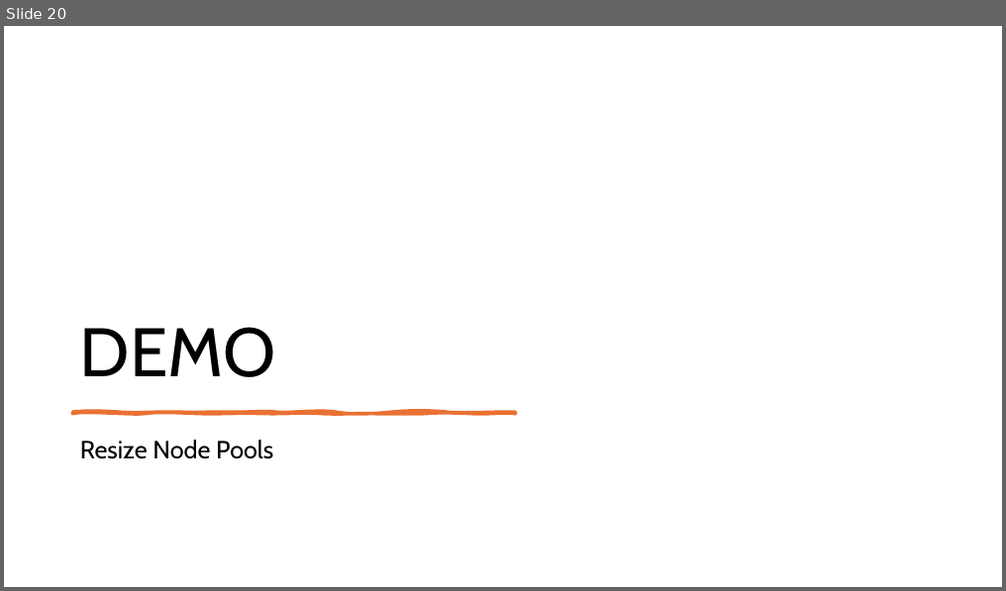
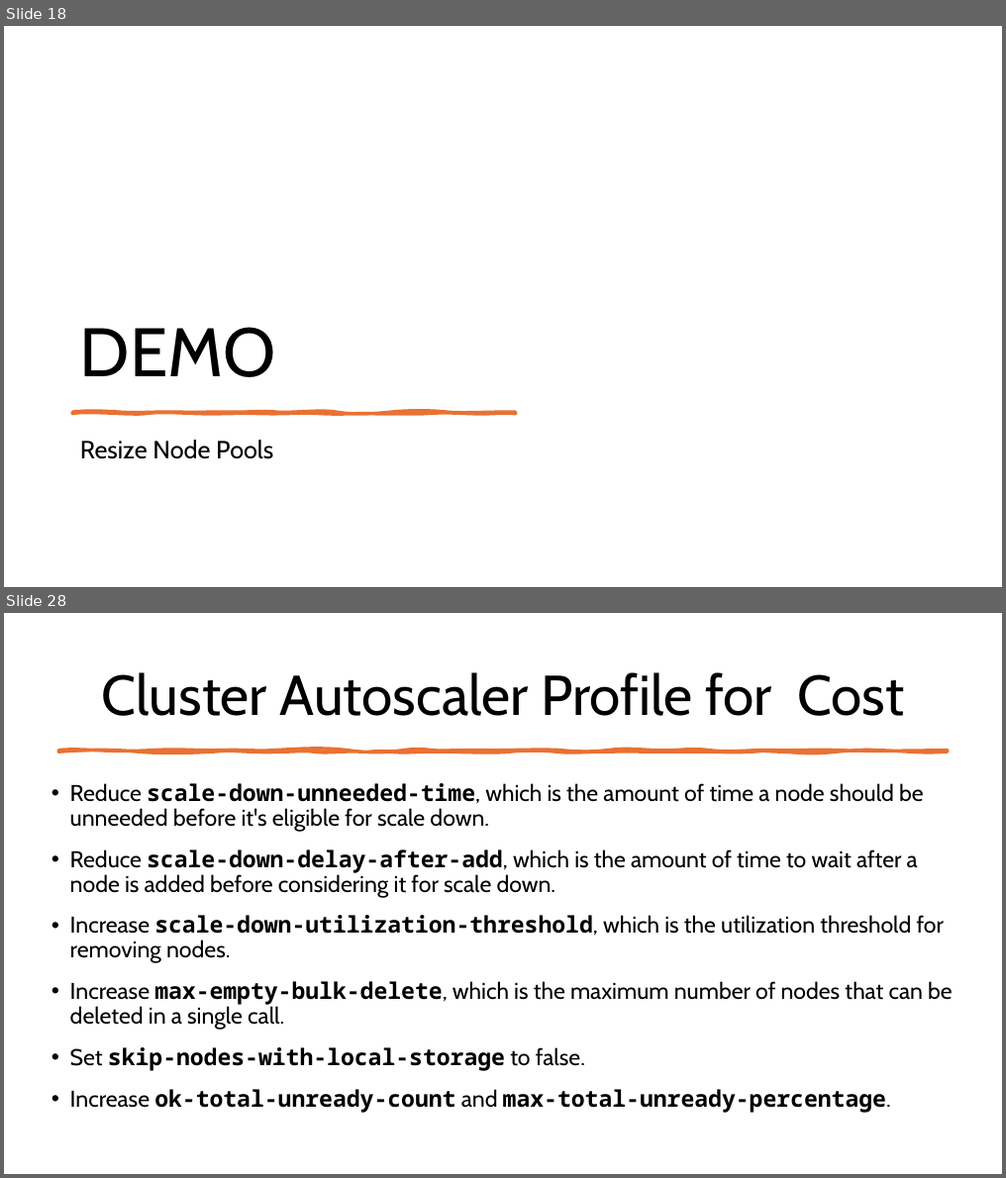
Before and after one commit to fhbilgen/AKSWorkshop, a slide deck: AKS_02_Node_Pools.pptx. Shown one above the other, each under a label of ours: slide 20 before the commit, slides 18 and 28 after it; the slides between them are not shown. The pictures are 1006x591 and 1006x1178 pixels, drawn with LibreOffice and Linux fonts; fonts in the diff are those of the drawing. Boxes give left, top, right and bottom in pixels: in the first picture for what was removed or moved away, otherwise in the second. Text is boxed around its words. In the diff, an @@ line names an element or a change of style, - is before the commit and + after.

Commit message:
AutoScaler and Node connection

```diff
--- a/AKS_02_Node_Pools.pptx
+++ b/AKS_02_Node_Pools.pptx
@@ slide 28 added at [4,613,1002,1174], background #FFFFFF @@
@@ title added at [102,672,905,716], 54 pt, text #000000 @@
+Cluster Autoscaler Profile for Cost
@@ freeform shape added at [58,750,947,752], fill #E97132, outline #E97132 3.25 pt @@
@@ text added at [70,783,952,1112], 22 pt, text #000000 @@
+• Reduce scale-down-unneeded-time, which is the amount of time a node should be unneeded before it's eligible for scale down.
+• Reduce scale-down-delay-after-add, which is the amount of time to wait after a node is added before considering it for scale down.
+• Increase scale-down-utilization-threshold, which is the utilization threshold for removing nodes.
+• Increase max-empty-bulk-delete, which is the maximum number of nodes that can be deleted in a single call.
+• Set skip-nodes-with-local-storage to false.
+• Increase ok-total-unready-count and max-total-unready-percentage.
@@ what was slide 20 is now slide 18 @@
```
Also in this commit, not shown: 1 slide changed, 10 other slides added, 5 other files.
